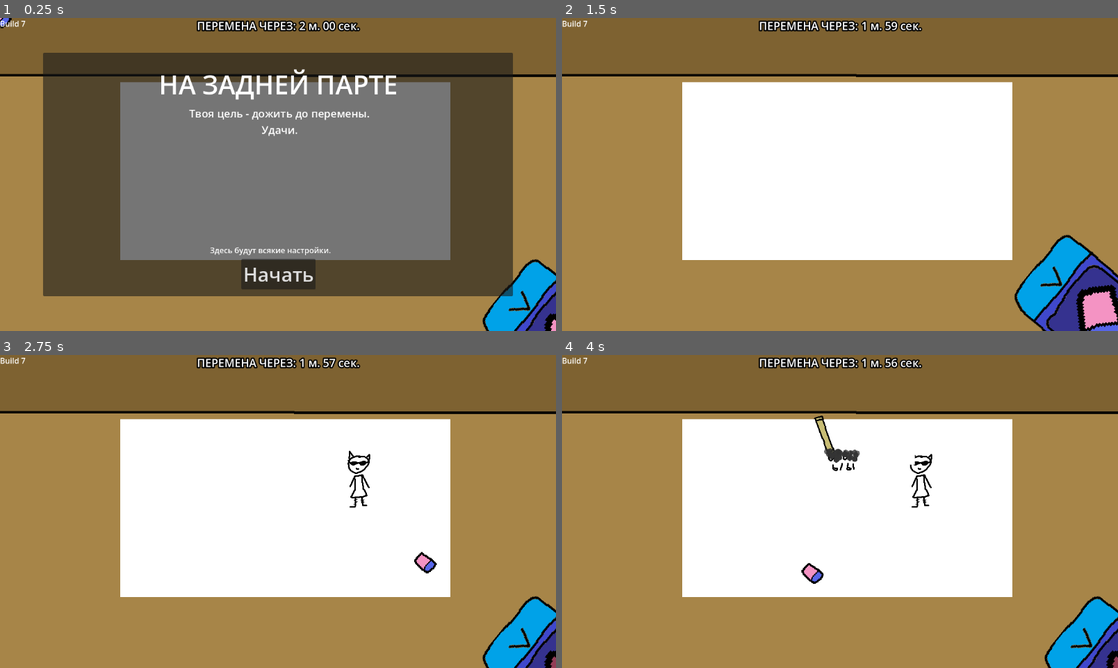
Above: before the commit, frames 1-4 (two rows, left to right).
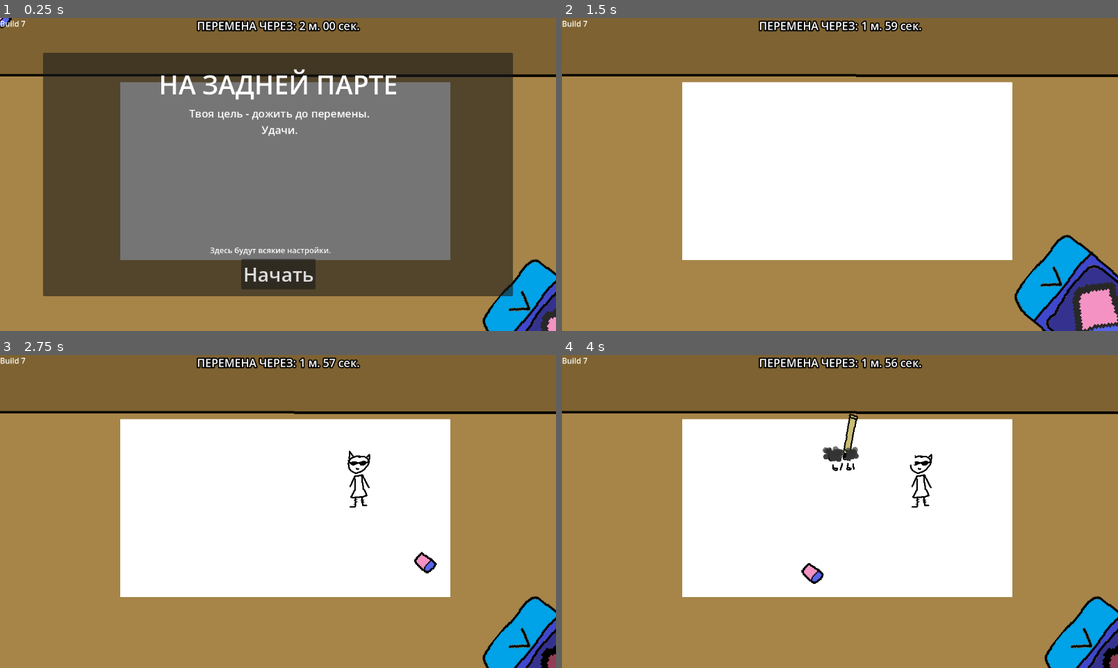
Above: after the commit, the same moments.

Repository: AmongRyzh/maxter-s-jam-2026
Game: Godot game, scene res://gameplay.tscn
Two runs of this game, one before a commit and one after it. Both use one fixed random seed, a clock stepped at 60 frames per second and the inputs below. The engine's default icon, where the game draws it, is replaced by a stand-in: a white triangle on a blue panel in a dark square.
Inputs (mouse positions are in pixels of both pictures, inside the frame that each line leads up to):
- Up to frame 1 (0.25 s): no input
- Up to frame 2 (1.5 s): click "Начать" at 0.5 s; move the mouse to (1079, 299) at 1.27 s; click (1079, 299) at 1.42 s
- Up to frame 3 (2.75 s): move the mouse to (422, 564) at 2.02 s; click (422, 564) at 2.17 s
- Up to frame 4 (4 s): move the mouse to (895, 442) at 2.77 s; click (895, 442) at 2.92 s; move the mouse to (812, 574) at 3.52 s; click (812, 574) at 3.67 s

The runs differ from the first frame. In frame 1, 0.1% of the frame differs, in the area x 97-100%, y 92-100%; in frame 2, 0.6%, in the area x 91-100%, y 84-100%; in frame 3, 0.1%; in frame 4, 0.6%.

Commit message:
уменьшение всех таймеров со временем

Diff:
--- a/dangers/paper_ball/paper_ball.gd
+++ b/dangers/paper_ball/paper_ball.gd
@@ -2,6 +2,11 @@
 class_name PaperBall
 
 var eraser : Eraser
+
+var out_of_desk_area : bool = false :
+	set(value):
+		out_of_desk_area = value
+		print(name, "out_of_desk_area = ", value)
 
 ### Called when the node enters the scene tree for the first time.
 #func _ready():
@@ -12,14 +17,20 @@
 func _process(delta):
 	super(delta)
 
-	for i in get_slide_collision_count():
-		var c = get_slide_collision(i)
-		eraser = null
-		if c.get_collider() is CharacterBody2D:
-			if c.get_collider() is Eraser:
-				eraser = c.get_collider()
-			var push_force = (15 * c.get_collider_velocity().length() / 100) + 10
-			velocity += (-c.get_normal() * push_force)
+	if !out_of_desk_area:
+		for i in get_slide_collision_count():
+			var c = get_slide_collision(i)
+			eraser = null
+			if c.get_collider() is CharacterBody2D:
+				if c.get_collider() is Eraser:
+					eraser = c.get_collider()
+				var push_force = (15 * c.get_collider_velocity().length() / 100) + 10
+				velocity += (-c.get_normal() * push_force)
+	else:
+		if velocity.y < -500:
+			velocity.y += -velocity.y
+		velocity += get_gravity() * delta
+		z_index = -2
 
 func _z_axis_less_than_zero():
 	if !landed:
--- /dev/null
+++ b/desk_area.gd
@@ -0,0 +1,16 @@
+extends Area2D
+
+
+# Called when the node enters the scene tree for the first time.
+func _ready():
+	pass # Replace with function body.
+
+
+# Called every frame. 'delta' is the elapsed time since the previous frame.
+func _process(delta):
+	pass
+
+
+func _on_body_exited(body):
+	if body is PaperBall and body.landed:
+		body.out_of_desk_area = true
--- a/gameplay.gd
+++ b/gameplay.gd
@@ -44,6 +44,7 @@
 @export var bad_text_spawn_timer: RandomTimer
 @export var pencil: PackedScene
 @export var mark: PackedScene
+@export var mark_destroy_time: RandomTimer
 
 @export var begin_random_event_timer: Timer
 @export var monster_spawn_timer: RandomTimer
@@ -79,6 +80,14 @@
 		)
 
 	game_finish_panel.hide()
+
+	if OS.get_name() == "Web":
+		game_finish_panel.get_node("QuitButton").hide()
+
+	game_finish_panel.get_node("QuitButton").button_up.connect(func():
+		get_tree().quit())
+	game_finish_panel.get_node("TryAgainButton").button_up.connect(func():
+		get_tree().reload_current_scene())
 
 	game_finish_timer.timeout.connect(func():
 		Engine.time_scale = 0
@@ -160,6 +169,7 @@
 
 func _spawn_mark(pos: Vector2):
 	var new_mark = spawn_packed_at_pos(mark, pos)
+	new_mark.destroy_time = mark_destroy_time.initial_wait_time
 
 	await get_tree().create_timer(new_mark.destroy_time).timeout
 	return
--- a/gameplay.tscn
+++ b/gameplay.tscn
@@ -34,11 +34,15 @@
 [ext_resource type="AudioStream" uid="uid://chc33ww874068" path="res://sfx/teacher_walking/neizvesten_-_zvuk_shagov-10.ogg" id="29_xmqtf"]
 [ext_resource type="AudioStream" uid="uid://cl5hu318ldurw" path="res://sfx/teacher_walking/neizvesten_-_zvuk_shagov-11.ogg" id="30_yyn0e"]
 [ext_resource type="AudioStream" uid="uid://duea8uumstfno" path="res://sfx/подготовка к лазеру.mp3" id="31_xvjhw"]
+[ext_resource type="Script" uid="uid://dhi8f6nmrbw0o" path="res://desk_area.gd" id="35_d3t05"]
 
 [sub_resource type="PlaceholderTexture2D" id="PlaceholderTexture2D_eod45"]
 size = Vector2(684, 368)
 
-[node name="Gameplay" type="Node2D" unique_id=1976024019 node_paths=PackedStringArray("painter_image_container", "start_game_panel", "game_finish_timer", "game_finish_label", "game_finish_panel", "bad_text_spawn_timer", "begin_random_event_timer", "monster_spawn_timer", "danger_spawn_timer", "teacher_cooldown_timer", "teacher_walk_timer", "teacher_look_timer", "begin_add_painter_image_spawn_timer", "add_painter_image_spawn_timer", "final_painter_image_timer", "painter_image_spawn_points", "sfx")]
+[sub_resource type="RectangleShape2D" id="RectangleShape2D_njsjv"]
+size = Vector2(1152, 534)
+
+[node name="Gameplay" type="Node2D" unique_id=1976024019 node_paths=PackedStringArray("painter_image_container", "start_game_panel", "game_finish_timer", "game_finish_label", "game_finish_panel", "bad_text_spawn_timer", "mark_destroy_time", "begin_random_event_timer", "monster_spawn_timer", "danger_spawn_timer", "teacher_cooldown_timer", "teacher_walk_timer", "teacher_look_timer", "begin_add_painter_image_spawn_timer", "add_painter_image_spawn_timer", "final_painter_image_timer", "painter_image_spawn_points", "sfx")]
 top_level = true
 script = ExtResource("1_xuee5")
 painter_image_container = NodePath("PainterImages")
@@ -52,6 +56,7 @@
 bad_text_spawn_timer = NodePath("Timers/BadTextSpawnTimer")
 pencil = ExtResource("3_eglai")
 mark = ExtResource("4_m1ld8")
+mark_destroy_time = NodePath("Timers/MarkDestroyTime")
 begin_random_event_timer = NodePath("Timers/BeginRandomEventTimer")
 monster_spawn_timer = NodePath("Timers/MonsterSpawnTimer")
 danger_spawn_timer = NodePath("Timers/DangerSpawnTimer")
@@ -146,6 +151,8 @@
 one_shot = true
 script = ExtResource("8_0m7cd")
 random_range = 0.2
+decrease_wait_time_by = 1.25
+report = true
 
 [node name="BeginRandomEventTimer" type="Timer" parent="Timers" unique_id=649961357]
 wait_time = 22.5
@@ -157,12 +164,14 @@
 script = ExtResource("8_0m7cd")
 random_range = 3.0
 pick_random_wait_time_again_on_restart = true
+decrease_wait_time_by = 4.3
 
 [node name="DangerSpawnTimer" type="Timer" parent="Timers" unique_id=811568700]
 wait_time = 5.0
 script = ExtResource("8_0m7cd")
 random_range = 3.0
 pick_random_wait_time_again_on_restart = true
+decrease_wait_time_by = 3.3
 
 [node name="TeacherCooldownTimer" type="Timer" parent="Timers" unique_id=2019654275]
 wait_time = 15.0
@@ -192,6 +201,11 @@
 wait_time = 90.0
 one_shot = true
 autostart = true
+
+[node name="MarkDestroyTime" type="Timer" parent="Timers" unique_id=473446164]
+wait_time = 0.5
+script = ExtResource("8_0m7cd")
+decrease_wait_time_by = 1.3
 
 [node name="Eraser" parent="." unique_id=76445507 instance=ExtResource("5_cbffv")]
 
@@ -435,3 +449,12 @@
 z_index = -1
 position = Vector2(576, 324)
 texture = ExtResource("20_2em84")
+
+[node name="DeskArea2D" type="Area2D" parent="." unique_id=672968727]
+script = ExtResource("35_d3t05")
+
+[node name="CollisionShape2D" type="CollisionShape2D" parent="DeskArea2D" unique_id=1104911247]
+position = Vector2(576, 382)
+shape = SubResource("RectangleShape2D_njsjv")
+
+[connection signal="body_exited" from="DeskArea2D" to="DeskArea2D" method="_on_body_exited"]
--- a/random_timer.gd
+++ b/random_timer.gd
@@ -4,6 +4,9 @@
 @export var random_range : float
 
 @export var pick_random_wait_time_again_on_restart : bool
+
+@export var decrease_wait_time_by : float
+@export var report : bool
 
 var initial_wait_time : float
 
@@ -23,3 +26,8 @@
 		timeout.connect(random_start)
 
 	start(actual_wait_time)
+
+func _physics_process(delta):
+	if report:
+		prints(delta, decrease_wait_time_by * delta, initial_wait_time)
+	initial_wait_time -= decrease_wait_time_by * delta * 0.001
--- a/teacher/teacher.gd
+++ b/teacher/teacher.gd
@@ -21,6 +21,7 @@
 @export var teacher_not_looking: CompressedTexture2D
 
 @export var max_black_pixel_count: int
+@export var enable_checking: bool = true
 
 @export var walking_sounds : Array[AudioStream]
 
@@ -36,6 +37,9 @@
 
 # Called when the node enters the scene tree for the first time.
 func _ready():
+	if !OS.has_feature('editor'):
+		enable_checking = true
+
 	is_looking = false
 
 	position = Vector2(x_pos_start, y_pos_down)
@@ -77,7 +81,7 @@
 		var monsters := get_tree().get_nodes_in_group('monster')
 		print(monsters)
 
-		if black_pixel_count > max_black_pixel_count or monsters.size() != 0:
+		if (black_pixel_count > max_black_pixel_count or monsters.size() != 0) and enable_checking:
 			Engine.time_scale = 0
 
 			gameplay.replace_color_to_color_in_all_painter_images(Color.BLACK, Color.RED)
Not shown, added: desk_area.gd.uid
Binary file changed: pencil_case/eraser_in_case_progress.png
Binary file changed: pencil_case/eraser_in_case_under.png
